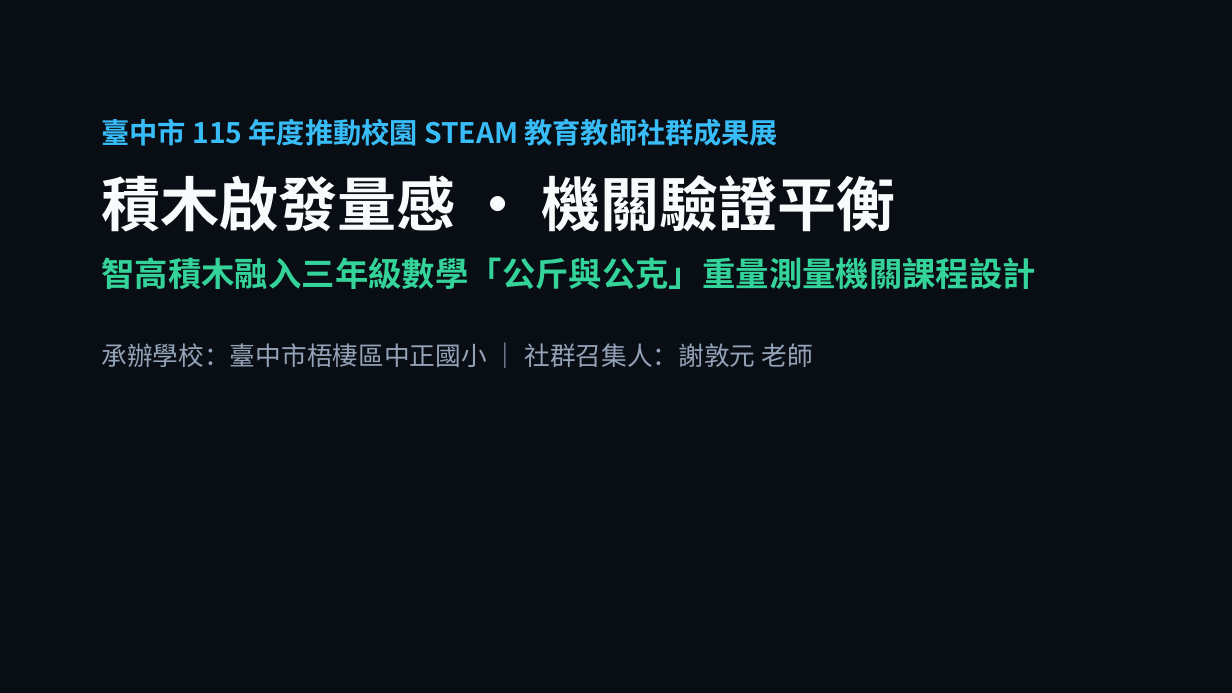
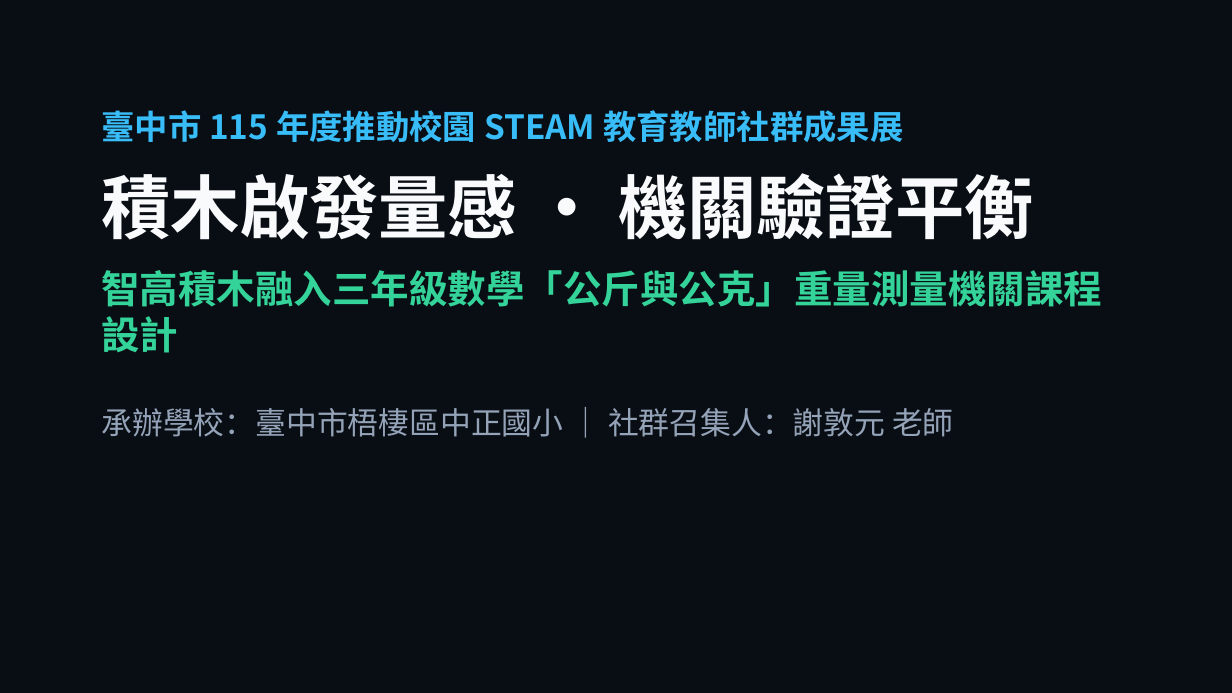
Before and after one commit to asc103138/steam-community-docs, a slide deck: slide 1 of 成果展繳交資料/臺中市梧棲區中正國小_STEAM成果展_5分鐘現場分享會簡報.pptx. Drawn at 1232x693 pixels with LibreOffice and Linux fonts; fonts in the diff are those of the drawing; background and template pictures are left out; a plain dark background stands for a picture behind light text. Boxes give left, top, right and bottom in pixels: in the first picture for what was removed or moved away, otherwise in the second. Text is boxed around its words. In the diff, an @@ line names an element or a change of style, - is before the commit and + after.

```diff
--- a/成果展繳交資料/臺中市梧棲區中正國小_STEAM成果展_5分鐘現場分享會簡報.pptx
+++ b/成果展繳交資料/臺中市梧棲區中正國小_STEAM成果展_5分鐘現場分享會簡報.pptx
@@ text "臺中市 115 年度推動校園 STEAM 教育教師社群成果展": place and size @@
-text "臺中市 115 年度推動校園 STEAM 教育教師社群成果展" at <box>101,119,1036,367</box>
+text "臺中市 115 年度推動校園 STEAM 教育教師社群成果展" at <box>101,110,1102,437</box>
@@ text "臺中市 115 年度推動校園 STEAM 教育教師社群成果展" at <box>101,110,1102,437</box>: size 22 to 26 pt in "臺中市 115 年度推動校園 STEAM 教育教師社群成果展"; size 46 to 54 pt in "積木啟發量感 · 機關驗證平衡"; size 26 to 30 pt in "智高積木融入三年級數學「公斤與公克」重量測量機關課程設計"; size 20 to 24 pt in "承辦學校：臺中市梧棲區中正國小 ｜ 社群召集人：謝敦元 老師"; more space between paragraphs @@
```
Also in this commit, not shown: 21 other slides changed, 7 other files.
